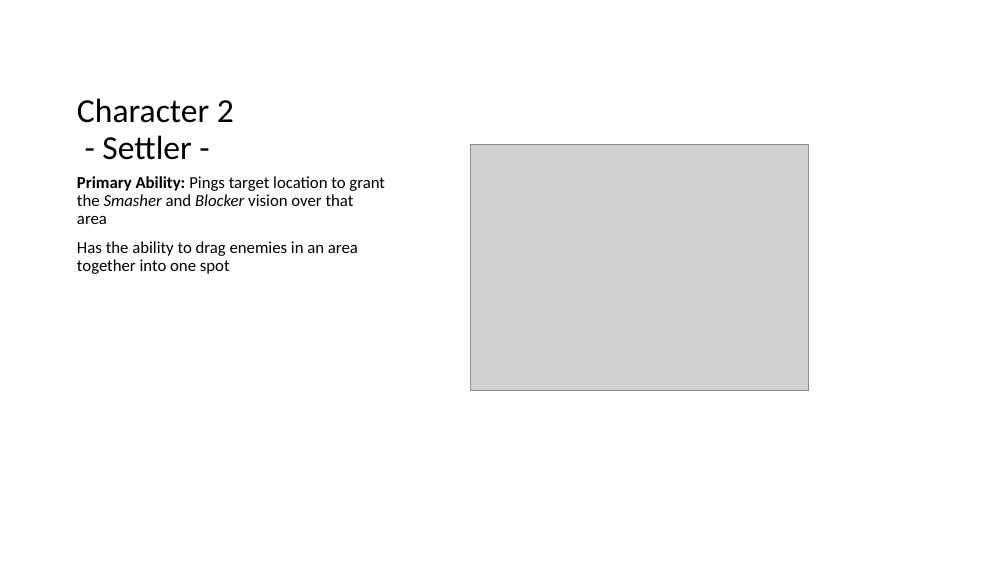
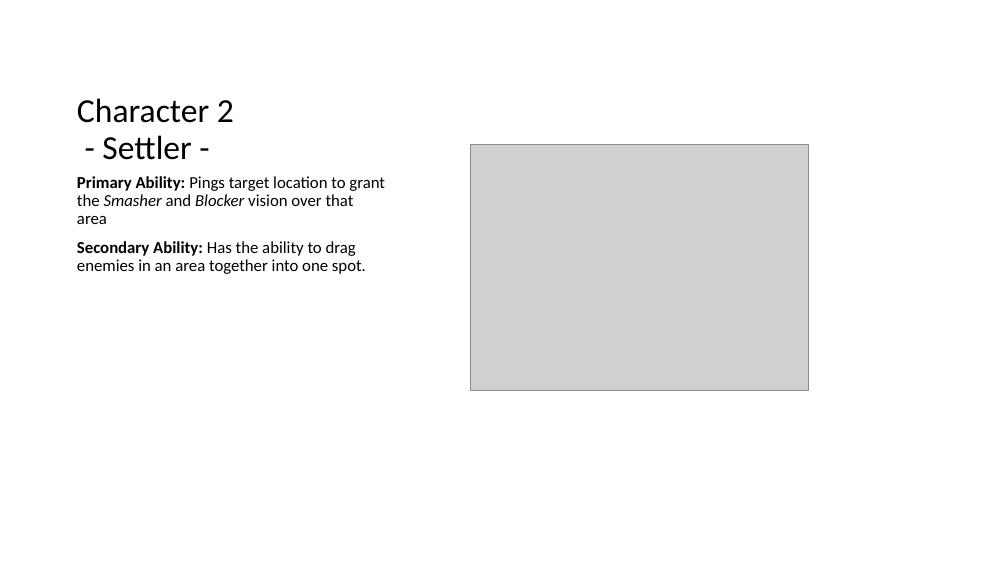
Before and after one commit to Piglettank/WomboCombo, a slide deck: slide 9 of Phase 2 - Writing down the details.pptx. Drawn at 1008x567 pixels with LibreOffice and Linux fonts; fonts in the diff are those of the drawing; grey boxes stand for pictures. Boxes give left, top, right and bottom in pixels: in the first picture for what was removed or moved away, otherwise in the second. Text is boxed around its words. In the diff, an @@ line names an element or a change of style, - is before the commit and + after.

```diff
--- a/Phase 2 - Writing down the details.pptx
+++ b/Phase 2 - Writing down the details.pptx
@@ text at bbox=[77, 241, 366, 274]: text changed @@
-Has the ability to drag enemies in an area together into one spot
+Secondary Ability: Has the ability to drag enemies in an area together into one spot.
```
Also in this commit, not shown: 5 other slides changed, 2 slides added, 2 other files.
